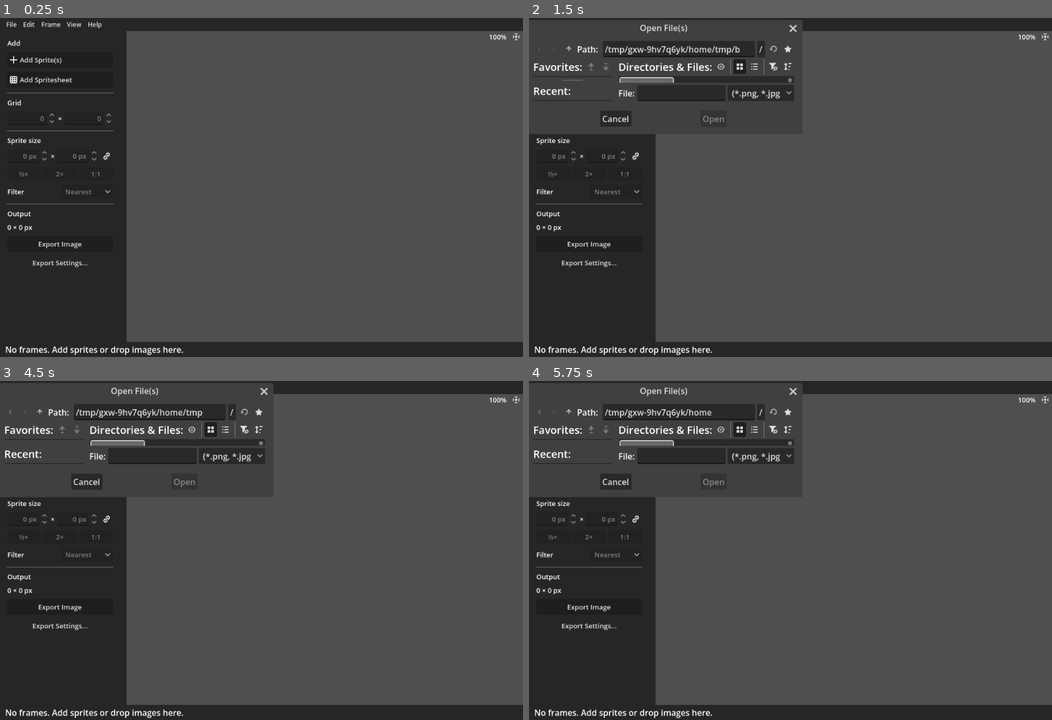
Above: before the commit, frames 1-4 (two rows, left to right).
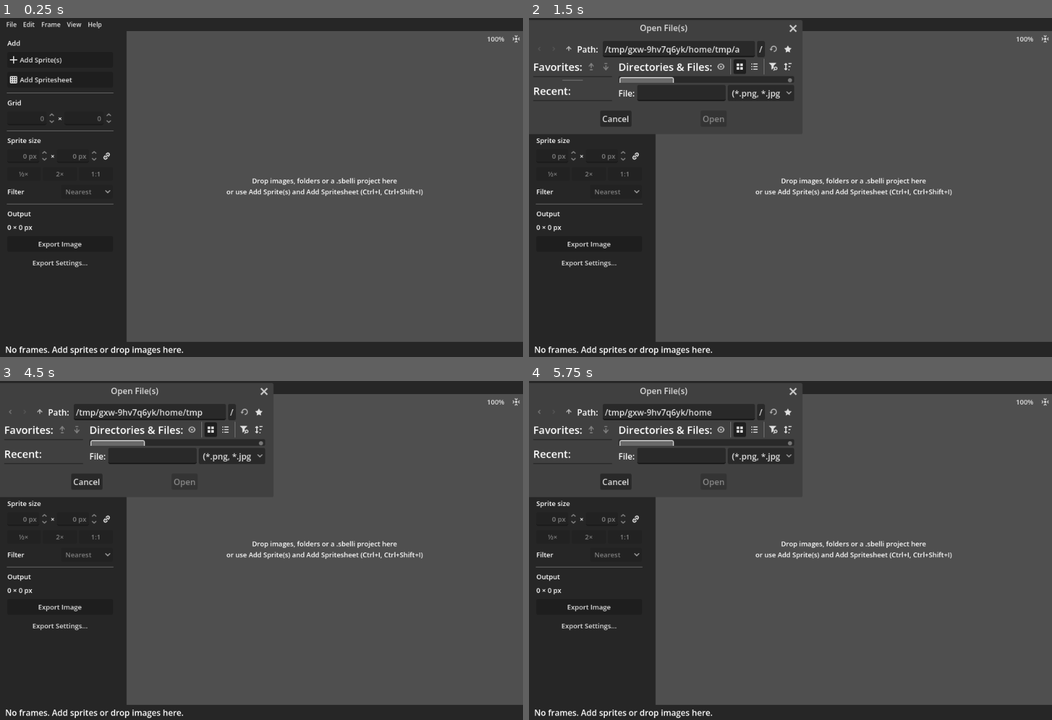
Above: after the commit, the same moments.

Repository: caleb-tognoli/spritesheetbelli
Game: Godot game, scene res://ui/main/main.tscn
Same seed, same stepped clock (60 frames per second), same inputs: the game is played once before the commit and once after it.
Inputs (mouse positions are in pixels of both pictures, inside the frame that each line leads up to):
- Up to frame 1 (0.25 s): no input
- Up to frame 2 (1.5 s): click "Add Sprite(s)" at 0.5 s; click "Add Spritesheet" at 1.25 s
- Up to frame 3 (4.5 s): click "Export Image" at 2 s; click "Export Settings…" at 2.75 s; click (496, 401) at 3.5 s, where only the run after the commit has a clickable "100%"; click (41, 411) at 4.25 s
- Up to frame 4 (5.75 s): click (570, 411) at 5 s

The runs differ from the first frame. In frame 1, 0.6% of the frame differs, in the area x 43-100%, y 4-53%; in frame 2, 0.6%, in the area x 39-100%, y 4-53%; in frame 3, 0.6%; in frame 4, 0.6%.

Commit message:
Toasts, empty-state hint and zoom presets
- Saving and exporting show a short message that fades away instead of a
  dialog that must be clicked; errors still use a dialog
- While the spritesheet is empty the preview explains how to add sprites
- Clicking the zoom level opens presets from 25% to 1600% and Fit to View

Diff:
--- a/scripts/autoloaded/notify.gd
+++ b/scripts/autoloaded/notify.gd
@@ -4,6 +4,7 @@
 var message_dialog := AcceptDialog.new()
 var confirm_dialog := ConfirmationDialog.new()
 var _confirm_action: Callable
+var _toasts := VBoxContainer.new()
 
 
 func _ready() -> void:
@@ -21,6 +22,18 @@
 	)
 	confirm_dialog.canceled.connect(func() -> void: _confirm_action = Callable())
 
+	# Toasts stack at the bottom-right of the main window, above everything
+	var layer := CanvasLayer.new()
+	layer.layer = 100
+	add_child(layer)
+	_toasts.set_anchors_and_offsets_preset(Control.PRESET_BOTTOM_RIGHT)
+	_toasts.grow_horizontal = Control.GROW_DIRECTION_BEGIN
+	_toasts.grow_vertical = Control.GROW_DIRECTION_BEGIN
+	_toasts.position -= Vector2(16, 40)
+	_toasts.mouse_filter = Control.MOUSE_FILTER_IGNORE
+	_toasts.alignment = BoxContainer.ALIGNMENT_END
+	layer.add_child(_toasts)
+
 
 func message(title: String, text: String) -> void:
 	message_dialog.title = title
@@ -30,6 +43,30 @@
 
 func error(text: String) -> void:
 	message("Error", text)
+
+
+## A short message that fades away on its own, for things that went well
+func toast(text: String, seconds := 3.0) -> void:
+	var panel := PanelContainer.new()
+	panel.theme_type_variation = &"Toast"
+	panel.mouse_filter = Control.MOUSE_FILTER_IGNORE
+	var label := Label.new()
+	label.text = text
+	panel.add_child(label)
+	_toasts.add_child(panel)
+	var tween := panel.create_tween()
+	tween.tween_interval(seconds)
+	tween.tween_property(panel, "modulate:a", 0.0, 0.4)
+	tween.tween_callback(panel.queue_free)
+
+
+## Messages shown right now, newest last
+func get_toasts() -> PackedStringArray:
+	var texts: PackedStringArray = []
+	for panel in _toasts.get_children():
+		if not panel.is_queued_for_deletion():
+			texts.append((panel.get_child(0) as Label).text)
+	return texts
 
 
 ## Asks for confirmation and runs [param action] if confirmed
--- a/tests/unit/test_main.gd
+++ b/tests/unit/test_main.gd
@@ -283,3 +283,21 @@
 	assert_eq(window.spritesheet.sprite_size, Vector2i(16, 16))
 	assert_color(window.spritesheet.frames[Vector2i(1, 0)], Vector2i.ZERO, Color.BLUE)
 	assert_true(window.slice_info.text.contains("1 px on the right"), window.slice_info.text)
+
+
+func test_empty_hint_and_toasts() -> void:
+	assert_true(main.preview_area.empty_hint.visible, "hint while empty")
+	Global.document.perform(
+		"Add", Global.spritesheet.add_frames.bind([make_image(Color.RED)] as Array[Image])
+	)
+	await get_tree().process_frame
+	assert_false(main.preview_area.empty_hint.visible)
+	main.files.export_image_to(dir.path_join("toast.png"))
+	assert_true(Notify.get_toasts()[-1].begins_with("Exported toast.png"))
+
+
+func test_zoom_presets() -> void:
+	var menu: PopupMenu = main.preview_area.zoom.get_popup()
+	menu.id_pressed.emit(PreviewArea.ZOOM_PRESETS.find(4.0))
+	assert_eq(main.preview.camera.zoom.x, 4.0)
+	assert_eq(main.preview_area.zoom.text, "400%")
--- a/ui/main/file_controller.gd
+++ b/ui/main/file_controller.gd
@@ -219,9 +219,7 @@
 	if not errors.is_empty():
 		Notify.error("Could not save: %s." % ", ".join(errors))
 		return
-	Notify.message(
-		"Saved successfully", "Saved %d images to %s." % [written.size(), folder.get_file()]
-	)
+	Notify.toast("Saved %d images to %s." % [written.size(), folder.get_file()])
 
 
 func _create_unsaved_changes_dialog() -> void:
@@ -287,7 +285,7 @@
 		after_save = Callable()
 		action.call()
 	else:
-		Notify.message("Saved", "Saved %s." % path.get_file())
+		Notify.toast("Saved %s" % path.get_file())
 	return true
 
 
@@ -366,7 +364,7 @@
 			% ("white" if options.opaque_background == Color.WHITE else "the background colour")
 		)
 	Global.document.export_path = path
-	Notify.message("Exported", message)
+	Notify.toast(message, 7.0 if "\n" in message else 3.0)
 	return true
 
 
@@ -397,8 +395,7 @@
 	if error != OK:
 		Notify.error("Could not export the atlas (%s)." % error_string(error))
 		return false
-	Notify.message(
-		"Exported",
+	Notify.toast(
 		(
 			"Packed %d frames into %s (%d×%d px) and %s."
 			% [
--- a/ui/main/main_ui.gd
+++ b/ui/main/main_ui.gd
@@ -142,6 +142,11 @@
 	(%MenuBar as MainMenuBar).recent_files.file_chosen.connect(files.open_recent)
 	_register_actions()
 	preview_area.set_context_actions(CONTEXT_ACTIONS)
+	preview_area.empty_hint.text = (
+		"Drop images, folders or a .sbelli project here\n"
+		+ "or use Add Sprite(s) and Add Spritesheet (Ctrl+I, Ctrl+Shift+I)"
+	)
+	preview_area.update_ui()
 	preview.preview_updated.connect(Actions.refresh)
 	preview.selection_changed.connect(update_sheet_info)
 	preview.move_requested.connect(
--- a/ui/spritesheet_preview/preview_area.gd
+++ b/ui/spritesheet_preview/preview_area.gd
@@ -7,13 +7,38 @@
 @onready var select_none_btn: Button = %SelectNone
 @onready var num_selected: Label = %NumSelected
 
-@onready var zoom: Label = %Zoom
+@onready var zoom: MenuButton = %Zoom
 @onready var container: SubViewportContainer = $PreviewContainer
 
 var animation_preview := AnimationPreview.new()
+## Shown in the middle while the spritesheet is empty. Hidden when empty.
+var empty_hint := Label.new()
+
+const ZOOM_PRESETS: Array[float] = [0.25, 0.5, 1.0, 2.0, 4.0, 8.0, 16.0]
+const ZOOM_FIT_ID := 100
 
 
 func _ready() -> void:
+	empty_hint.horizontal_alignment = HORIZONTAL_ALIGNMENT_CENTER
+	empty_hint.vertical_alignment = VERTICAL_ALIGNMENT_CENTER
+	empty_hint.set_anchors_and_offsets_preset(Control.PRESET_FULL_RECT)
+	empty_hint.mouse_filter = Control.MOUSE_FILTER_IGNORE
+	empty_hint.theme_type_variation = &"EmptyHint"
+	add_child(empty_hint)
+	move_child(empty_hint, container.get_index() + 1)
+
+	var zoom_menu := zoom.get_popup()
+	for preset in ZOOM_PRESETS:
+		zoom_menu.add_item("%d%%" % roundi(preset * 100), ZOOM_PRESETS.find(preset))
+	zoom_menu.add_separator()
+	zoom_menu.add_item("Fit to View", ZOOM_FIT_ID)
+	zoom_menu.id_pressed.connect(
+		func(id: int) -> void:
+			if id == ZOOM_FIT_ID:
+				spritesheet_preview.fit_to_view()
+			else:
+				spritesheet_preview.set_zoom(ZOOM_PRESETS[id], container.size / 2)
+	)
 	animation_preview.preview = spritesheet_preview
 	animation_preview.visible = false
 	add_child(animation_preview)
@@ -49,6 +74,7 @@
 
 func update_ui() -> void:
 	var is_empty := spritesheet_preview.spritesheet.is_empty()
+	empty_hint.visible = is_empty and not empty_hint.text.is_empty()
 	select_all_btn.visible = not is_empty
 	select_none_btn.visible = not is_empty
 
--- a/ui/spritesheet_preview/preview_area.tscn
+++ b/ui/spritesheet_preview/preview_area.tscn
@@ -101,11 +101,11 @@
 theme_override_constants/separation = 10
 alignment = 2
 
-[node name="Zoom" type="Label" parent="MarginContainer/CameraOptions"]
+[node name="Zoom" type="MenuButton" parent="MarginContainer/CameraOptions"]
 unique_name_in_owner = true
 layout_mode = 2
-text = "100%
-"
+tooltip_text = "Zoom"
+text = "100%"
 
 [node name="CenterView" type="TextureButton" parent="MarginContainer/CameraOptions" node_paths=PackedStringArray("preview")]
 layout_mode = 2
